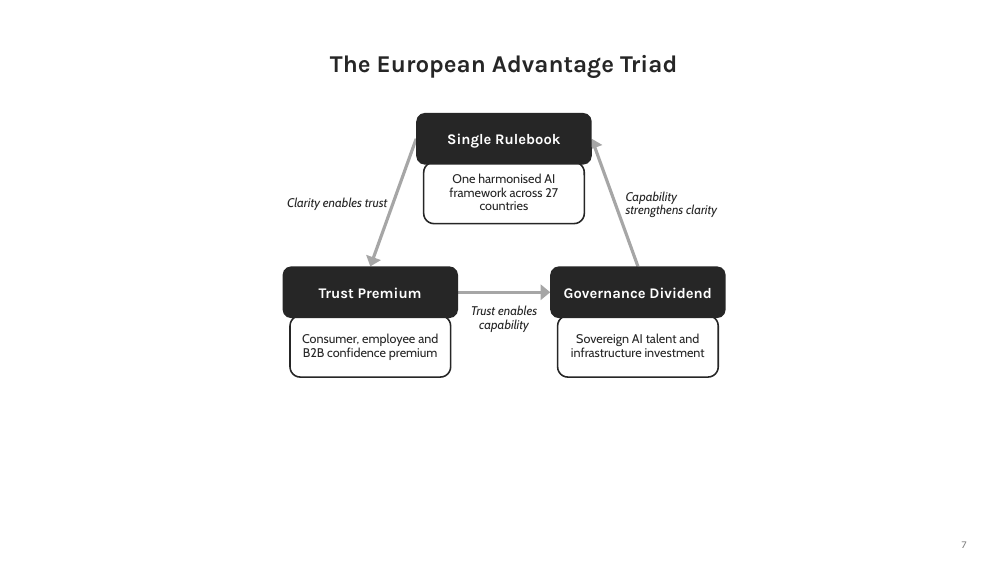
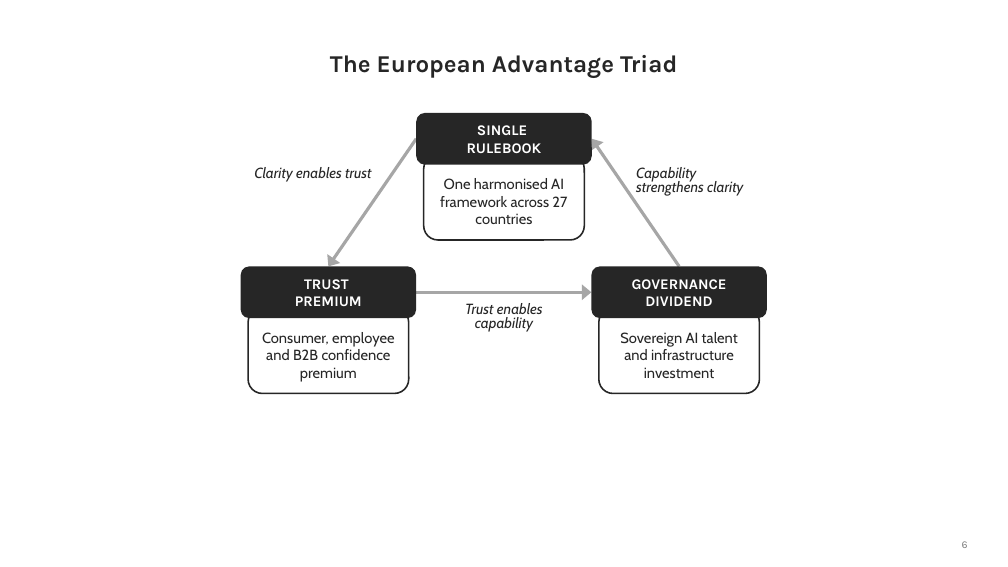
Before and after one commit to shartgers/book, a slide deck: slide 6 of input/AI Transformation framework for European CEO’s.pptx (slide 7 before the commit). Drawn at 1008x567 pixels with LibreOffice and Linux fonts; fonts in the diff are those of the drawing; background and template pictures are left out. Boxes give left, top, right and bottom in pixels: in the first picture for what was removed or moved away, otherwise in the second. Text is boxed around its words. In the diff, an @@ line names an element or a change of style, - is before the commit and + after.

```diff
--- a/input/AI Transformation framework for European CEO’s.pptx
+++ b/input/AI Transformation framework for European CEO’s.pptx
@@ arrow moved from (417, 139) - (371, 266) to (417, 139) - (328, 266) @@
@@ text in rounded rectangle at [467,125,542,153]: text changed @@
-Single Rulebook
+SINGLE
+RULEBOOK
@@ arrow moved from (638, 266) - (592, 139) to (679, 266) - (592, 139) @@
@@ text "Clarity enables trust": place and size @@
-text "Clarity enables trust" at [287,197,388,210]
+text "Clarity enables trust" at [254,167,371,182]
@@ rounded rectangle "One harmonised AI framework across ...": place and size @@
-rounded rectangle "One harmonised AI framework across ..." at [423,163,584,224]
+rounded rectangle "One harmonised AI framework across ..." at [423,155,584,240]
@@ size 12 to 14 pt in 3 elements at [465,303,543,332], [254,167,371,182], [636,167,743,196] @@
@@ text "Capability strengthens clarity": place and size @@
-text "Capability strengthens clarity" at [626,191,717,217]
+text "Capability strengthens clarity" at [636,167,743,196]
@@ rounded rectangle "TRUST PREMIUM": place and size @@
-rounded rectangle "TRUST PREMIUM" at [283,266,458,318]
+rounded rectangle "TRUST PREMIUM" at [240,266,416,318]
@@ rounded rectangle "GOVERNANCE DIVIDEND": place and size @@
-rounded rectangle "GOVERNANCE DIVIDEND" at [551,266,726,318]
+rounded rectangle "GOVERNANCE DIVIDEND" at [591,266,767,318]
@@ text in rounded rectangle at [295,279,362,306]: text changed @@
-Trust Premium
+TRUST
+PREMIUM
@@ arrow moved from (458, 293) - (551, 293) to (416, 293) - (591, 293) @@
@@ text in rounded rectangle at [632,279,727,306]: text changed @@
-Governance Dividend
+GOVERNANCE DIVIDEND
@@ size 12 to 14 pt; line spacing 13pt to 1 in 3 elements at [423,155,584,240], [599,309,759,394], [248,309,408,394] @@
@@ rounded rectangle "Consumer, employee and B2B confidence ...": place and size @@
-rounded rectangle "Consumer, employee and B2B confidence ..." at [290,316,451,377]
+rounded rectangle "Consumer, employee and B2B confidence ..." at [248,309,408,394]
@@ rounded rectangle "Sovereign AI talent and infrastructure ...": place and size @@
-rounded rectangle "Sovereign AI talent and infrastructure ..." at [558,316,718,377]
+rounded rectangle "Sovereign AI talent and infrastructure ..." at [599,309,759,394]
@@ page number at [962,541,968,548]: text changed @@
-7
+6
```
Also in this commit, not shown: 3 other slides changed, 1 slide removed, 39 other files.
